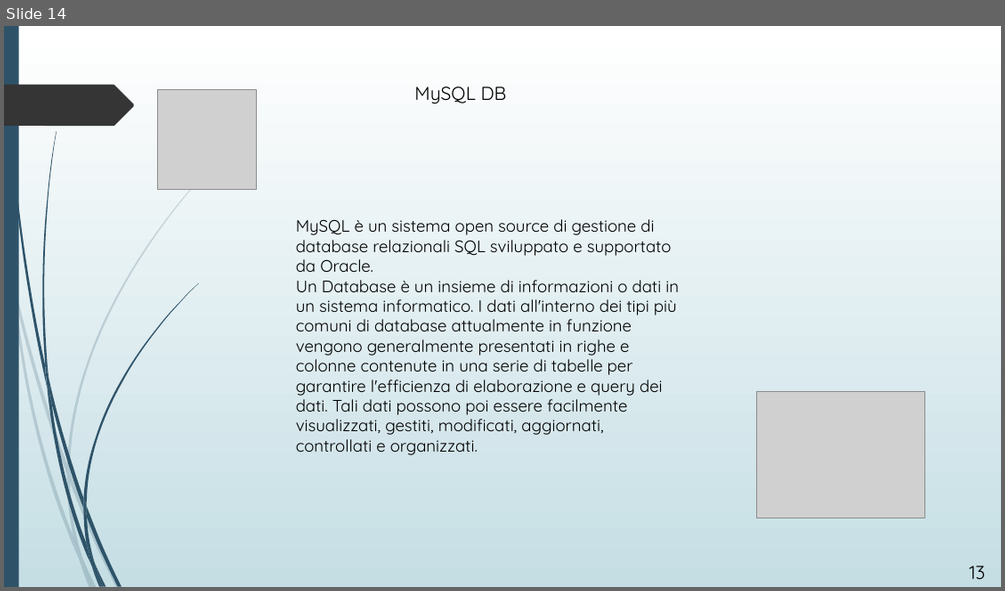
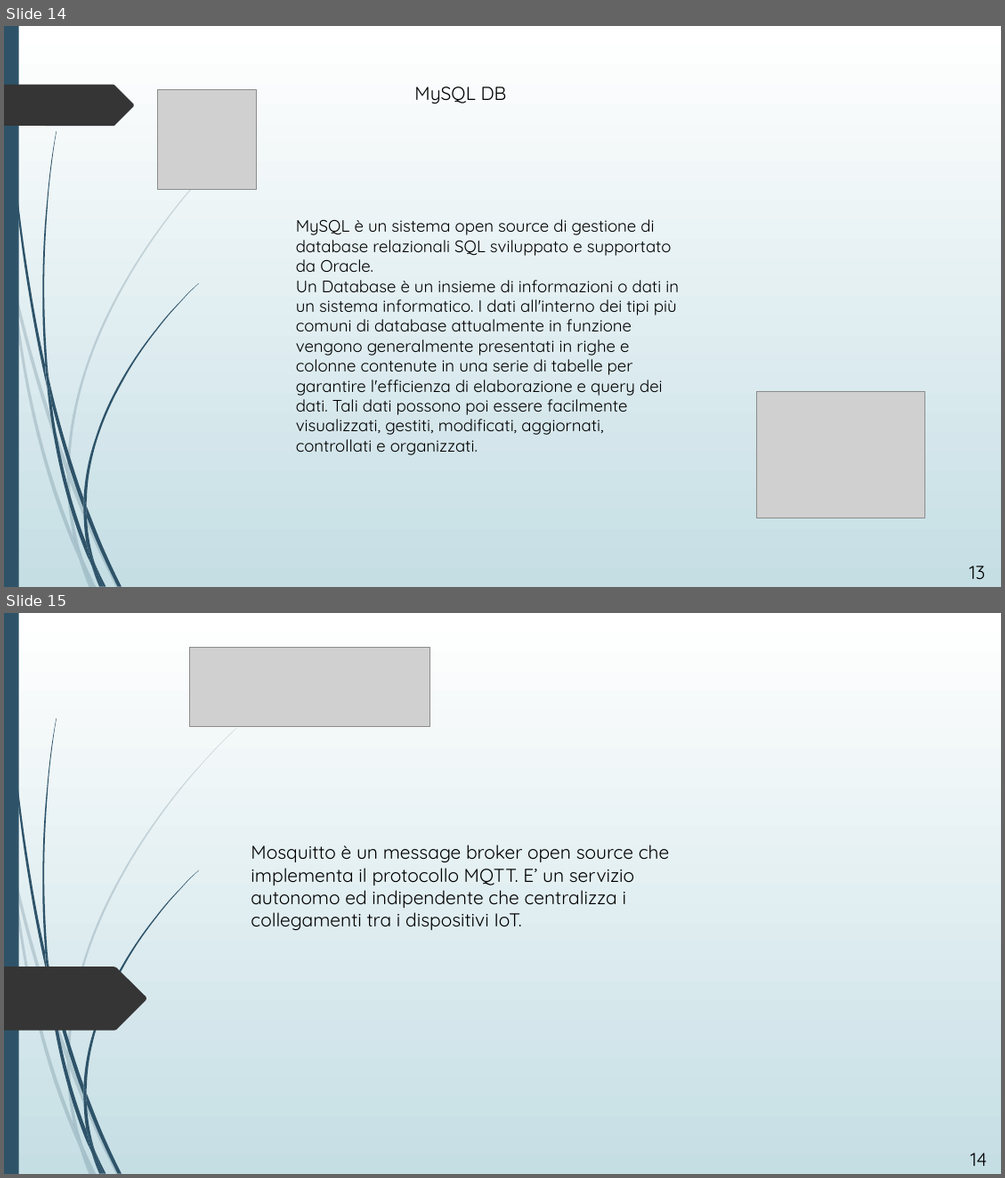
Before and after one commit to MatteoMa/MyAcquarium, a slide deck: presentazione applicazione.pptx. Shown one above the other, each under a label of ours: slide 14 before the commit, slides 14 and 15 after it. The pictures are 1005x591 and 1005x1178 pixels, drawn with LibreOffice and Linux fonts; fonts in the diff are those of the drawing; grey boxes stand for pictures. Boxes give left, top, right and bottom in pixels: in the first picture for what was removed or moved away, otherwise in the second. Text is boxed around its words. In the diff, an @@ line names an element or a change of style, - is before the commit and + after.

```diff
--- a/presentazione applicazione.pptx
+++ b/presentazione applicazione.pptx
@@ slide 15 added at (4,613,1001,1174), background gradient #FFFFFF to #C5DEE5; not listed: 23 template elements that a slide beside it also shows @@
@@ picture added at (189,648,430,726) @@
@@ text added at (251,844,669,930), 18 pt, text #000000 @@
+Mosquitto è un message broker open source che implementa il protocollo MQTT. E’ un servizio autonomo ed indipendente che centralizza i collegamenti tra i dispositivi IoT.
@@ freeform shape added at (4,966,146,1030), fill #353535 @@
@@ text added at (971,1152,987,1166), 18 pt, text #000000 @@
+14
```
Also in this commit, not shown: 1 slide changed, 1 other slide added, 1 slide removed.
